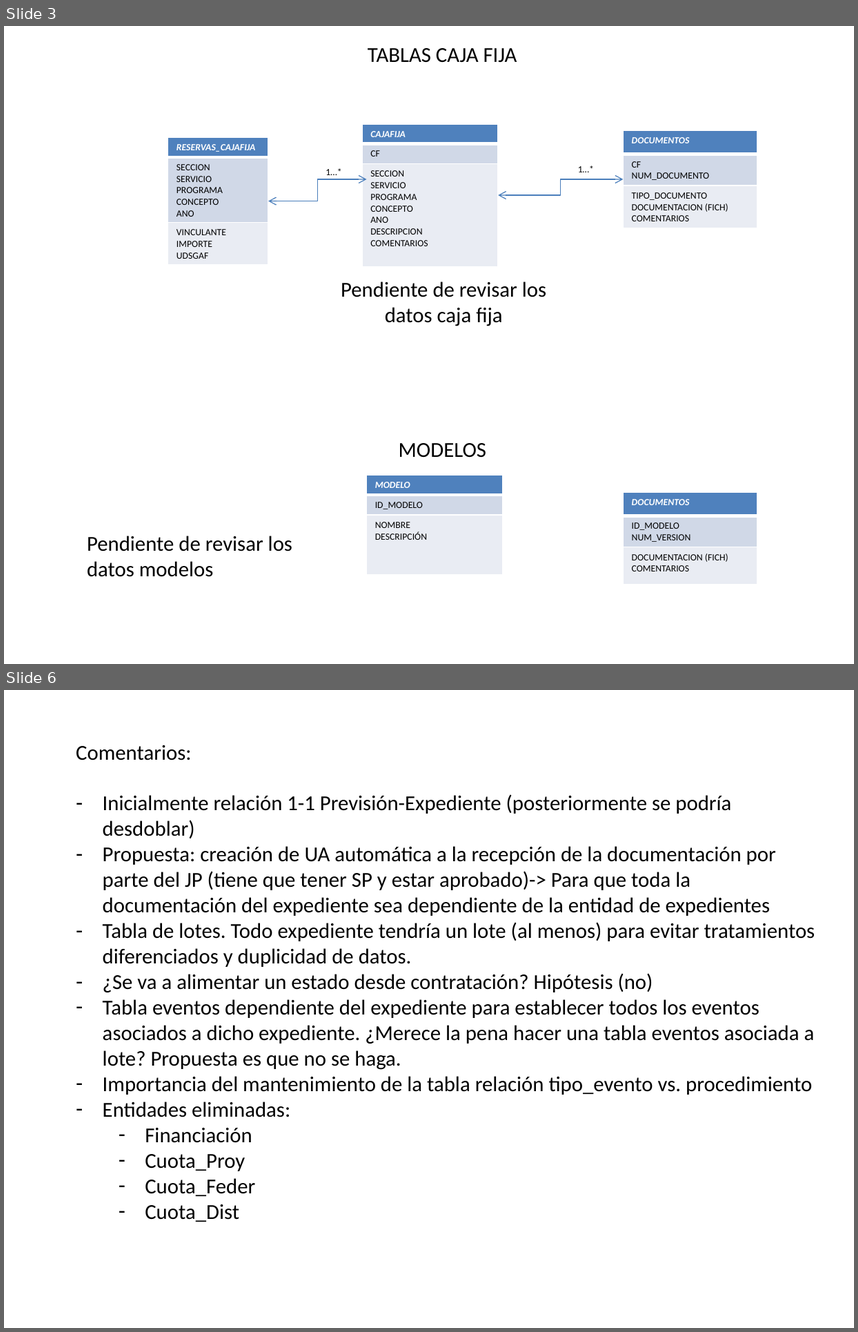
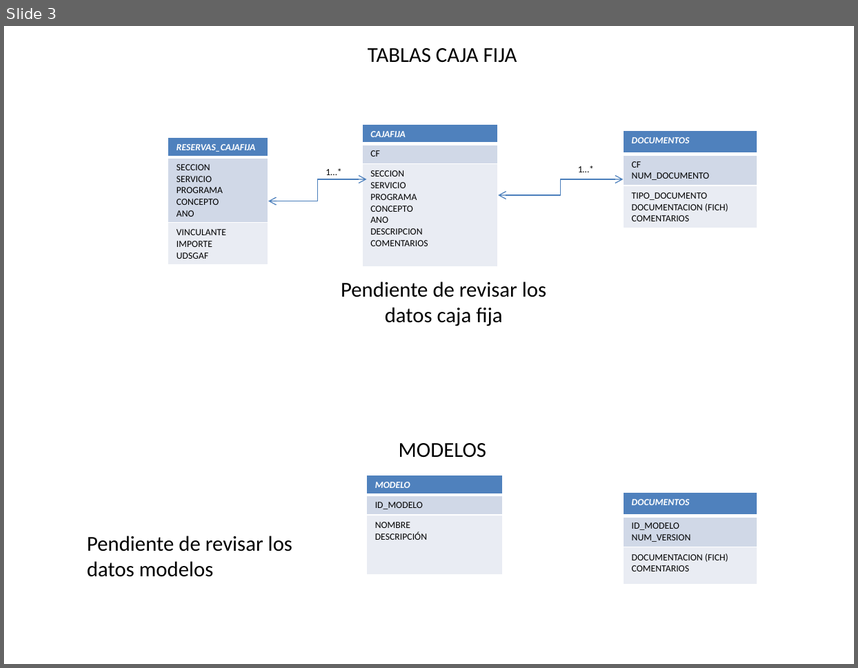
Before and after one commit to mvs0043/TFG.-Desarrollo-de-un-Sistema-de-Planificacion-y-Gestion-de-la-Contratacion-Publica, a slide deck: Documentación Soporte/Documento Tablas - Relaciones Borrador.pptx. Shown one above the other, each under a label of ours: slides 3 and 6 before the commit, slide 3 after it; the slides between them are not shown. The pictures are 858x1332 and 858x668 pixels, drawn with LibreOffice and Linux fonts; fonts in the diff are those of the drawing. Boxes give left, top, right and bottom in pixels: in the first picture for what was removed or moved away, otherwise in the second. Text is boxed around its words. In the diff, an @@ line names an element or a change of style, - is before the commit and + after.

Commit message:
Revisión Tablas-Relaciones #1
Versión revisada de tablas y relaciones.

```diff
--- a/Documentación Soporte/Documento Tablas - Relaciones Borrador.pptx
+++ b/Documentación Soporte/Documento Tablas - Relaciones Borrador.pptx
@@ slide 6 removed at box(4, 690, 854, 1328), background #FFFFFF @@
@@ text removed at box(76, 745, 815, 1221) @@
-Comentarios:
-– Inicialmente relación 1-1 Previsión-Expediente (posteriormente se podría desdoblar)
-– Propuesta: creación de UA automática a la recepción de la documentación por parte del JP (tiene que tener SP y estar aprobado)-> Para que toda la documentación del expediente sea dependiente de la entidad de expedientes
-– Tabla de lotes. Todo expediente tendría un lote (al menos) para evitar tratamientos diferenciados y duplicidad de datos.
-– ¿Se va a alimentar un estado desde contratación? Hipótesis (no)
-– Tabla eventos dependiente del expediente para establecer todos los eventos asociados a dicho expediente. ¿Merece la pena hacer una tabla eventos asociada a lote? Propuesta es que no se haga.
-– Importancia del mantenimiento de la tabla relación tipo_evento vs. procedimiento
-– Entidades eliminadas:
-  – Financiación
-  – Cuota_Proy
-  – Cuota_Feder
-  – Cuota_Dist
```
Also in this commit, not shown: 4 slides changed, 1 other slide removed.
